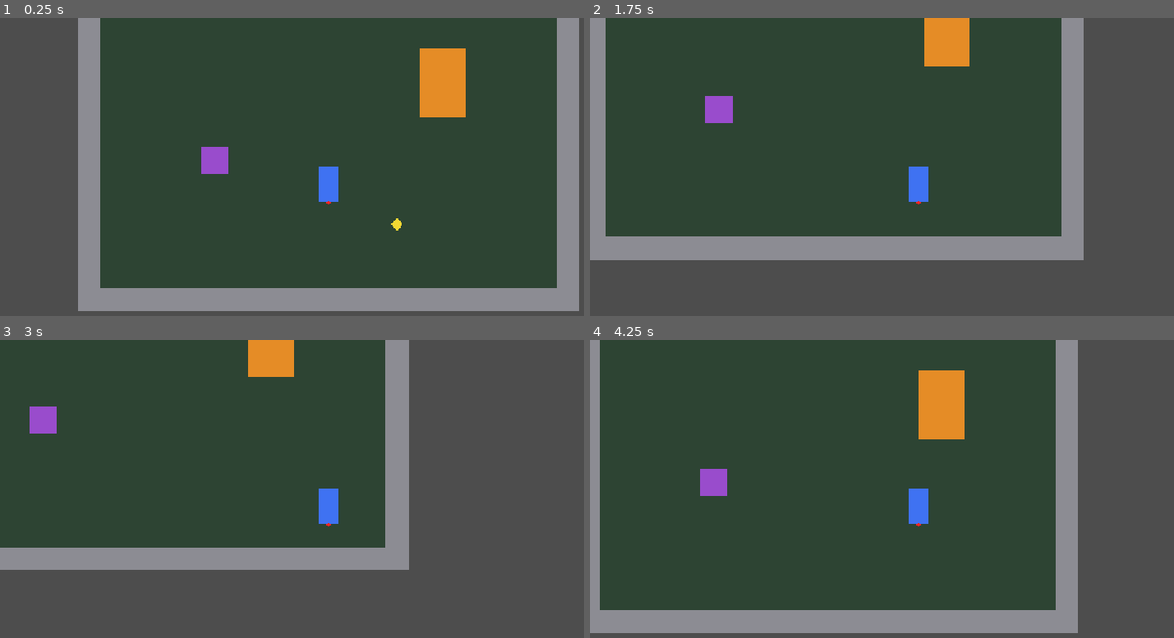
Above: before the commit, frames 1-4 (two rows, left to right).
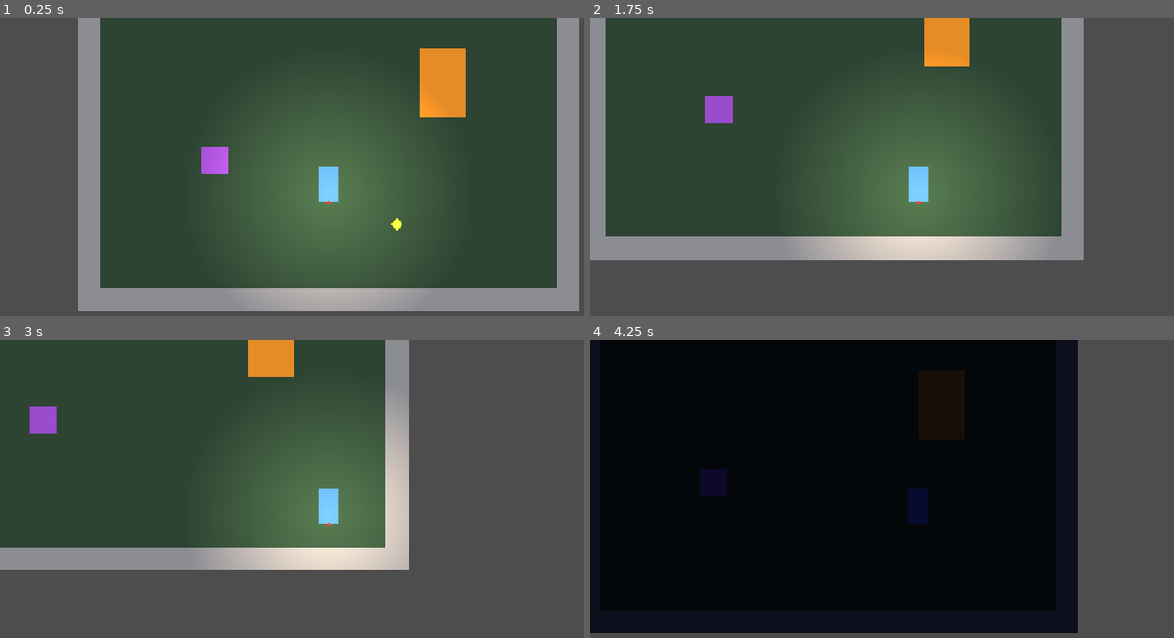
Above: after the commit, the same moments.

Repository: A-Piyas-04/CampusHorror
Game: Godot game, scene res://scenes/core/Main.tscn
Same seed, same stepped clock (60 frames per second), same inputs: the game is played once before the commit and once after it.
Inputs (mouse positions are in pixels of both pictures, inside the frame that each line leads up to):
- Up to frame 1 (0.25 s): no input
- Up to frame 2 (1.75 s): tap Enter at 0.5 s; move the mouse to (1063, 184) at 0.52 s; hold D (move_right) 0.53-1.28 s; hold F (lantern) 0.53-1.28 s; click (1063, 184) at 0.67 s; move the mouse to (788, 220) at 1.27 s; hold S (move_down) from 1.28 s (still down); tap E (interact) at 1.35 s; tap F (lantern) at 1.55 s
- Up to frame 3 (3 s): move the mouse to (397, 444) at 2.02 s; release S (move_down) at 2.03 s; hold D (move_right) 2.03-2.78 s; hold F (lantern) 2.03-2.78 s; move the mouse to (297, 599) at 2.77 s; hold W (move_up) from 2.78 s (still down); tap F (lantern) at 2.85 s; click (297, 599) at 2.92 s
- Up to frame 4 (4.25 s): move the mouse to (1115, 581) at 3.52 s; release W (move_up) at 3.53 s; hold A (move_left) from 3.53 s (still down); hold E (interact) from 3.53 s (still down); tap F (lantern) at 3.8 s; tap F2 (debug_toggle_night, bound only after the commit) at 4.15 s

The runs differ from the first frame. In frame 1, 14% of the frame differs, in the area x 35-75%, y 28-99%; in frame 2, 13%; in frame 3, 12%; in frame 4, 82%, in the area x 0-84%, y 0-99%.

Commit message:
Add temporary debug action for toggling day/night tint and implement lighting components in Main and Player scenes. Update documentation for Milestone F and verify lighting functionality through automated tests.

Diff:
--- a/project.godot
+++ b/project.godot
@@ -81,6 +81,11 @@
 , Object(InputEventJoypadButton,"resource_local_to_scene":false,"resource_name":"","device":0,"button_index":6,"pressure":0.0,"pressed":false,"script":null)
 ])
 }
+debug_toggle_night={
+"deadzone": 0.5,
+"events": Array[InputEvent]([Object(InputEventKey,"resource_local_to_scene":false,"resource_name":"","device":16,"window_id":0,"alt_pressed":false,"shift_pressed":false,"ctrl_pressed":false,"meta_pressed":false,"pressed":false,"keycode":0,"physical_keycode":4194333,"key_label":0,"unicode":0,"location":0,"echo":false,"script":null)
+])
+}
 
 [layer_names]
 
--- a/scenes/core/Main.tscn
+++ b/scenes/core/Main.tscn
@@ -3,9 +3,13 @@
 [ext_resource type="Script" path="res://scripts/core/main.gd" id="1_main"]
 [ext_resource type="PackedScene" path="res://scenes/player/Player.tscn" id="2_player"]
 [ext_resource type="PackedScene" path="res://scenes/ui/InteractionPrompt.tscn" id="3_prompt"]
+[ext_resource type="Script" path="res://scripts/lighting/day_night_test_tint.gd" id="4_tint"]
 
 [node name="Main" type="Node2D"]
 script = ExtResource("1_main")
+
+[node name="DayNightTint" type="CanvasModulate" parent="."]
+script = ExtResource("4_tint")
 
 [node name="World" type="Node2D" parent="."]
 y_sort_enabled = true
--- a/scenes/player/Player.tscn
+++ b/scenes/player/Player.tscn
@@ -1,6 +1,18 @@
 [gd_scene format=3]
 
 [ext_resource type="Script" path="res://scripts/player/player.gd" id="1_player"]
+[ext_resource type="Script" path="res://scripts/lighting/lantern_test_light.gd" id="2_lantern"]
+
+[sub_resource type="Gradient" id="Gradient_lantern"]
+colors = PackedColorArray(1, 1, 1, 1, 1, 1, 1, 0)
+
+[sub_resource type="GradientTexture2D" id="GradientTexture2D_lantern"]
+gradient = SubResource("Gradient_lantern")
+width = 256
+height = 256
+fill = 1
+fill_from = Vector2(0.5, 0.5)
+fill_to = Vector2(1, 0.5)
 
 [sub_resource type="RectangleShape2D" id="RectangleShape2D_footprint"]
 size = Vector2(28, 12)
@@ -35,3 +47,13 @@
 shape = SubResource("CircleShape2D_interaction")
 
 [node name="Camera" type="Camera2D" parent="."]
+
+[node name="Lantern" type="PointLight2D" parent="."]
+position = Vector2(0, -16)
+color = Color(1, 0.85, 0.6, 1)
+range_item_cull_mask = 3
+shadow_enabled = true
+shadow_filter = 1
+texture = SubResource("GradientTexture2D_lantern")
+texture_scale = 2.0
+script = ExtResource("2_lantern")
--- a/scenes/world/TestZoneA.tscn
+++ b/scenes/world/TestZoneA.tscn
@@ -14,6 +14,9 @@
 
 [sub_resource type="RectangleShape2D" id="RectangleShape2D_pillar"]
 size = Vector2(80, 40)
+
+[sub_resource type="OccluderPolygon2D" id="OccluderPolygon2D_pillar"]
+polygon = PackedVector2Array(-40, -40, 40, -40, 40, 0, -40, 0)
 
 [node name="TestZoneA" type="Node2D"]
 y_sort_enabled = true
@@ -81,12 +84,16 @@
 collision_mask = 0
 
 [node name="Body" type="Polygon2D" parent="Objects/Pillar"]
+light_mask = 2
 color = Color(0.9, 0.55, 0.15, 1)
 polygon = PackedVector2Array(-40, -120, 40, -120, 40, 0, -40, 0)
 
 [node name="Collision" type="CollisionShape2D" parent="Objects/Pillar"]
 position = Vector2(0, -20)
 shape = SubResource("RectangleShape2D_pillar")
+
+[node name="Occluder" type="LightOccluder2D" parent="Objects/Pillar"]
+occluder = SubResource("OccluderPolygon2D_pillar")
 
 [node name="InteractionTestBox" parent="Objects" instance=ExtResource("4_test_box")]
 position = Vector2(-200, 100)
--- /dev/null
+++ b/scripts/lighting/day_night_test_tint.gd
@@ -0,0 +1,26 @@
+extends CanvasModulate
+
+## TEMPORARY Milestone F lighting proof: switches the world tint between two placeholder colours.
+## Not a day/night system. Timing, transitions and gameplay effects of night are undecided.
+
+@export var day_color: Color = Color.WHITE
+@export var night_color: Color = Color(0.1, 0.11, 0.2)
+@export var is_night: bool = false:
+	set(value):
+		is_night = value
+		_apply()
+
+
+func _ready() -> void:
+	_apply()
+
+
+func _unhandled_input(event: InputEvent) -> void:
+	if event.is_action_pressed("debug_toggle_night"):
+		is_night = not is_night
+		print("[LIGHTING] %s tint." % ("Night" if is_night else "Day"))
+		get_viewport().set_input_as_handled()
+
+
+func _apply() -> void:
+	color = night_color if is_night else day_color
--- /dev/null
+++ b/scripts/lighting/lantern_test_light.gd
@@ -0,0 +1,11 @@
+extends PointLight2D
+
+## TEMPORARY Milestone F lighting proof: the `lantern` action only toggles this light on/off.
+## Real lantern behaviour (fuel, modes, effects on gameplay) is undecided.
+
+
+func _unhandled_input(event: InputEvent) -> void:
+	if event.is_action_pressed("lantern"):
+		enabled = not enabled
+		print("[LIGHTING] Lantern %s." % ("on" if enabled else "off"))
+		get_viewport().set_input_as_handled()
Not shown, changed: addons/godot_mcp/cache/undo/stack.json
Not shown, added: scripts/lighting/day_night_test_tint.gd.uid
Not shown, added: scripts/lighting/lantern_test_light.gd.uid
Not shown, changed: Docs/CONVENTIONS.md
Not shown, changed: Docs/STATUS.md
